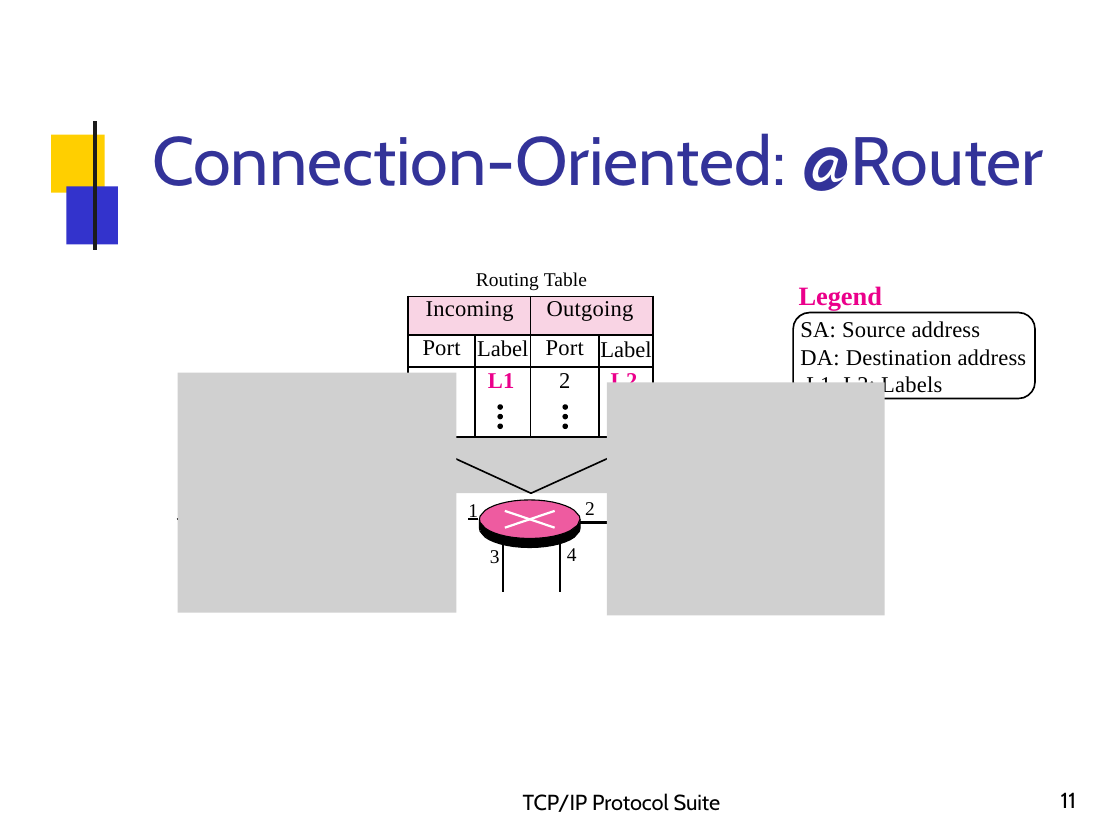
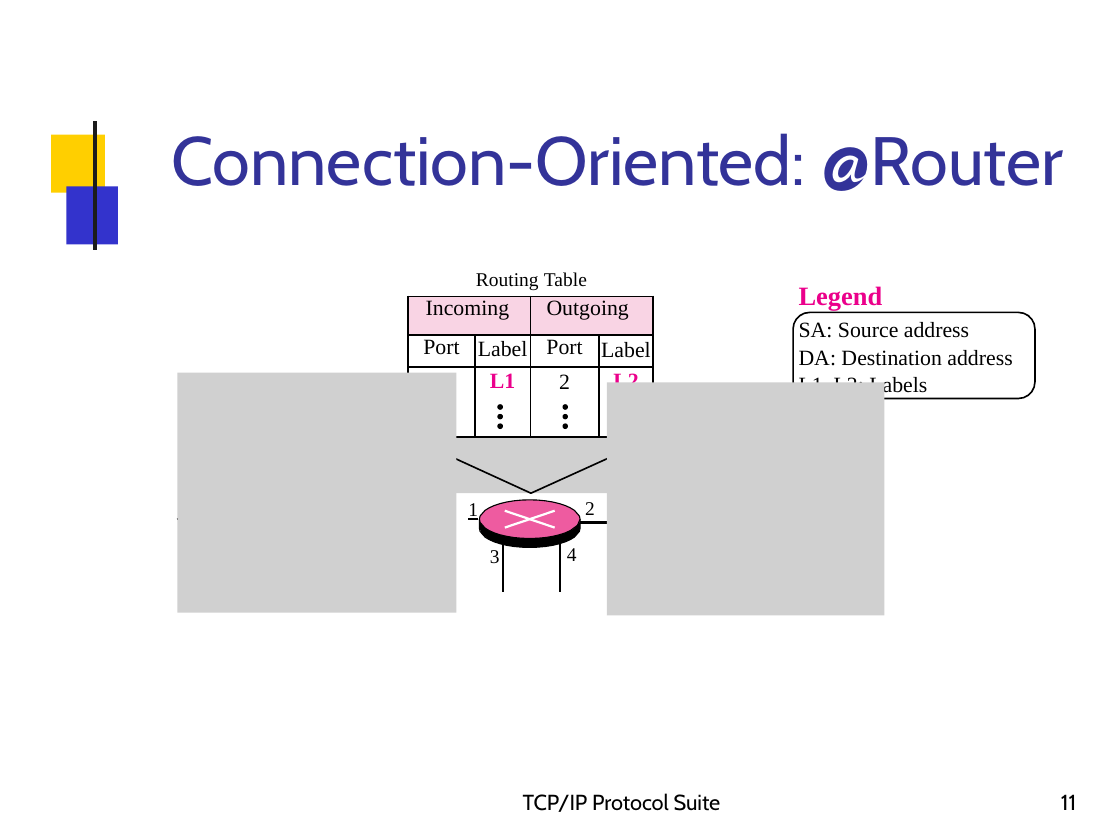
Before and after one commit to Al0nesauurs/etc, a slide deck: slide 11 of networkStudy/2015-02-204421-ipv4-parti.pptx. Drawn at 1120x840 pixels with LibreOffice and Linux fonts; fonts in the diff are those of the drawing; grey boxes stand for pictures; background and template pictures are left out. Boxes give left, top, right and bottom in pixels: in the first picture for what was removed or moved away, otherwise in the second. Text is boxed around its words. In the diff, an @@ line names an element or a change of style, - is before the commit and + after.

```diff
--- a/networkStudy/2015-02-204421-ipv4-parti.pptx
+++ b/networkStudy/2015-02-204421-ipv4-parti.pptx
@@ title "Connection-Oriented: @Router" at <box>172,133,1063,191</box>: alignment left to centre @@
@@ table at <box>408,297,652,437</box> @@
@@ size 14.5 to 14 pt @@
@@ letter spacing 0.1 to 0 pt in "Incoming", "Outgoing", "Port", "Port" @@
@@ letter spacing -0.1 to 0 pt in "Label", "Label" @@
@@ letter spacing 0.2 to 0 pt in "L1", "L2" @@
@@ indent changed @@
@@ text "Legend" at <box>799,286,1012,397</box>: letter spacing -0.1 to 0 pt in "Legend"; size 14.5 to 14 pt, letter spacing 0.1 to 0 pt in "SA: Source address", "DA: Destination address L1, L2: Labels"; indent changed @@
@@ freeform shape at <box>793,312,1035,399</box>: outline redrawn @@
@@ page number at <box>1061,794,1076,810</box>: line spacing 15.4pt to 15.5pt @@
```
Also in this commit, not shown: 42 other slides changed, 1 other file.
